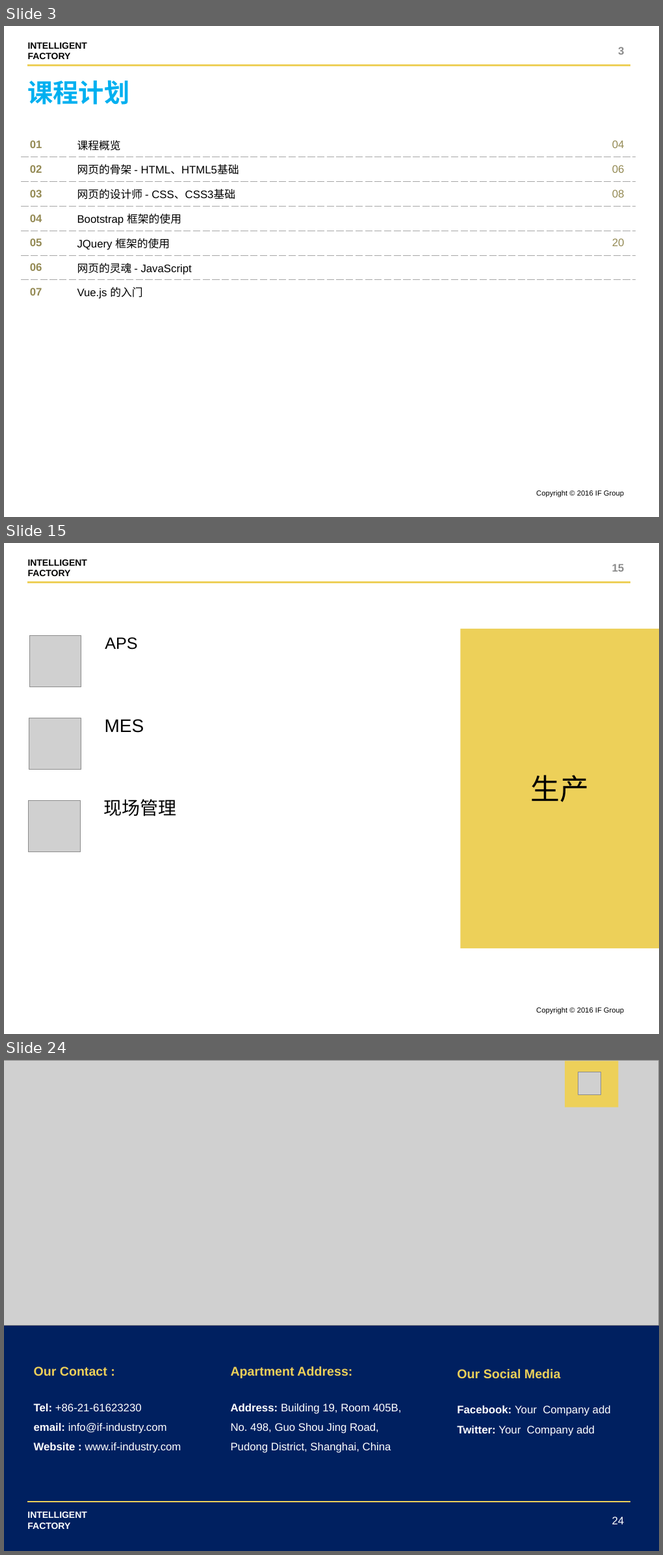
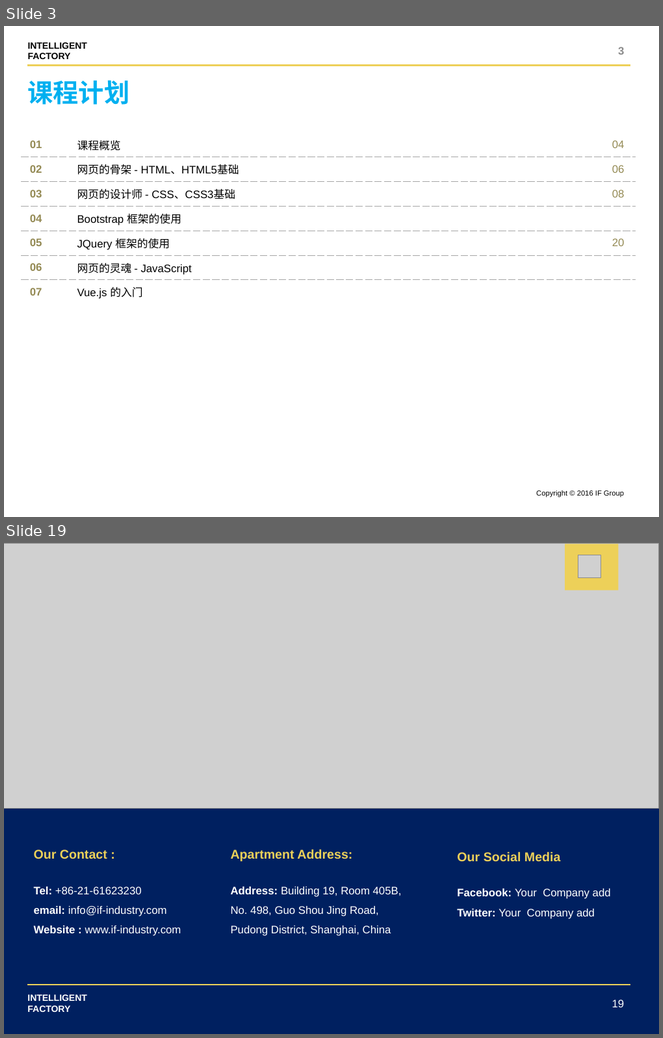
Before and after one commit to shentianyi/CompanyCource, a slide deck: CodeMonkey/cs05 UI前端/UI设计.pptx. Shown one above the other, each under a label of ours: slides 3, 15 and 24 before the commit, slides 3 and 19 after it; the slides between them are not shown. The pictures are 663x1555 and 663x1038 pixels, drawn with LibreOffice and Linux fonts; fonts in the diff are those of the drawing; grey boxes stand for pictures. Boxes give left, top, right and bottom in pixels: in the first picture for what was removed or moved away, otherwise in the second. Text is boxed around its words. In the diff, an @@ line names an element or a change of style, - is before the commit and + after.

```diff
--- a/CodeMonkey/cs05 UI前端/UI设计.pptx
+++ b/CodeMonkey/cs05 UI前端/UI设计.pptx
@@ slide 15 removed at [4,543,659,1034], background #FFFFFF; not listed: 3 template elements that a slide beside it also shows @@
@@ page number removed at [612,564,625,572] @@
-15
@@ picture removed at [29,635,81,687] @@
@@ text removed at [105,637,137,650] @@
-APS
@@ text removed at [461,629,659,949] @@
-生产
@@ picture removed at [29,718,81,770] @@
@@ text removed at [105,719,144,733] @@
-MES
@@ picture removed at [29,800,81,852] @@
@@ text removed at [104,799,177,817] @@
-现场管理
@@ what was slide 24 is now slide 19 @@
@@ page number at [612,1000,625,1008]: text changed @@
-24
+19
```
Also in this commit, not shown: 4 slides changed, 11 slides added, 15 other slides removed, 1 other file.
